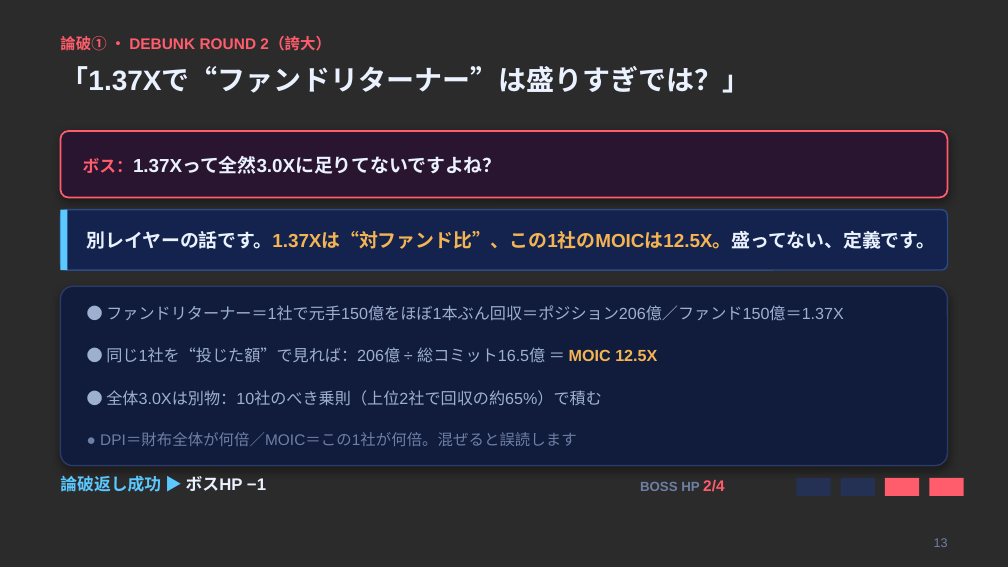
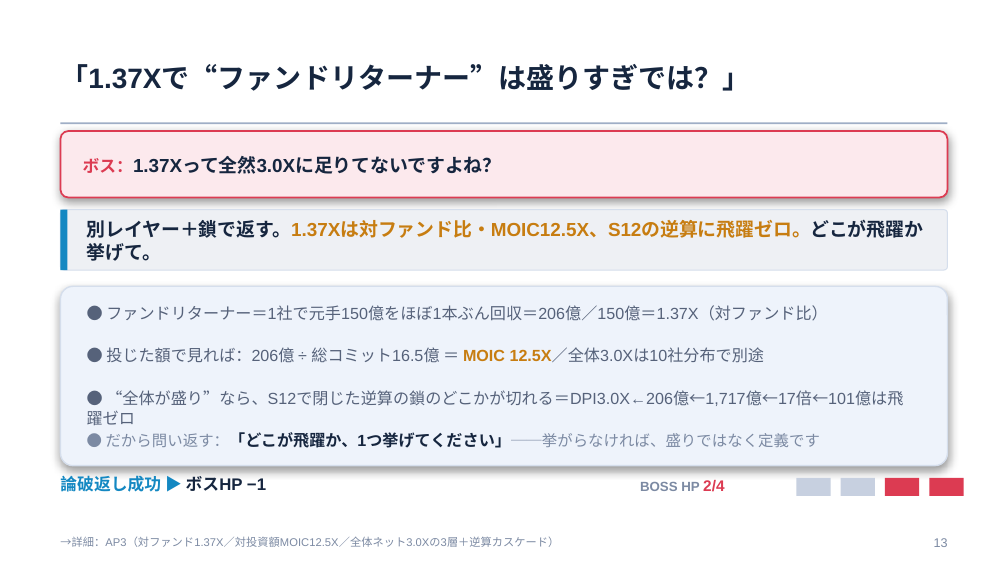
Before and after one commit to Hiroyuki-01/identity_academy_vc, a slide deck: slide 16 of outputs/05_発表スライド.pptx (slide 14 before the commit). Drawn at 1008x567 pixels with LibreOffice and Linux fonts; fonts in the diff are those of the drawing; background and template pictures are left out; a plain dark background stands for a picture behind light text. Boxes give left, top, right and bottom in pixels: in the first picture for what was removed or moved away, otherwise in the second. Text is boxed around its words. In the diff, an @@ line names an element or a change of style, - is before the commit and + after.

```diff
--- a/outputs/05_発表スライド.pptx
+++ b/outputs/05_発表スライド.pptx
@@ background picture (left out) to #FFFFFF @@
@@ text "「1.37Xで“ファンドリターナー”は盛りすぎでは？」" at bbox=[60, 64, 751, 91]: text colour #EAF1FF to #16263F; vertical alignment top to middle @@
@@ text removed at bbox=[60, 36, 331, 51] @@
-論破① ・ DEBUNK ROUND 2（誇大）
@@ rounded rectangle at bbox=[60, 131, 948, 198]: fill #2A1530 to #FCE9ED; outline #FF5C6C 1.25 pt to #DC3B52 1.25 pt @@
@@ rectangle added at bbox=[60, 123, 948, 125], fill #9FAEC6 @@
@@ text "ボス：1.37Xって全然3.0Xに足りてないですよね？" at bbox=[83, 157, 502, 174]: text colour #FF5C6C to #DC3B52, text colour #EAF1FF to #16263F in "ボス：1.37Xって全然3.0Xに足りてないですよね？" @@
@@ rounded rectangle at bbox=[60, 210, 948, 270]: fill #13234D to #EEF0F4; outline #2C4A86 1 pt to #D5DEEC 0.75 pt; proportions changed @@
@@ rectangle at bbox=[60, 210, 68, 270]: fill #5BC8FF to #1488C2 @@
@@ text at bbox=[87, 220, 924, 261]: text changed; text colour #F5B454 to #C77D11 @@
-別レイヤーの話です。1.37Xは“対ファンド比”、この1社のMOICは12.5X。盛ってない、定義です。
+別レイヤー＋鎖で返す。1.37Xは対ファンド比・MOIC12.5X、S12の逆算に飛躍ゼロ。どこが飛躍か挙げて。
@@ rounded rectangle at bbox=[60, 286, 948, 466]: fill #111C3C to #EEF3FB; outline #2A3B66 1 pt to #D5DEEC 1 pt @@
@@ text at bbox=[106, 305, 827, 321]: text changed; text colour #9DB0D0 to #56627A @@
-● ファンドリターナー＝1社で元手150億をほぼ1本ぶん回収＝ポジション206億／ファンド150億＝1.37X
+● ファンドリターナー＝1社で元手150億をほぼ1本ぶん回収＝206億／150億＝1.37X（対ファンド比）
@@ text at bbox=[106, 347, 765, 363]: text changed; text colour #9DB0D0 to #56627A @@
-● 同じ1社を“投じた額”で見れば：206億 ÷ 総コミット16.5億 ＝ MOIC 12.5X
+● 投じた額で見れば：206億 ÷ 総コミット16.5億 ＝ MOIC 12.5X／全体3.0Xは10社分布で別途
@@ text at bbox=[106, 390, 903, 406]: text changed; text colour #9DB0D0 to #56627A @@
-● 全体3.0Xは別物：10社のべき乗則（上位2社で回収の約65%）で積む
+● “全体が盛り”なら、S12で閉じた逆算の鎖のどこかが切れる＝DPI3.0X←206億←1,717億←17倍←101億は飛躍ゼロ
@@ text at bbox=[106, 432, 820, 448]: text changed; text colour #6E7FA6 to #7C8AA3 @@
-● DPI＝財布全体が何倍／MOIC＝この1社が何倍。混ぜると誤読します
+● だから問い返す：「どこが飛躍か、1つ挙げてください」──挙がらなければ、盛りではなく定義です
@@ text "論破返し成功 ▶ ボスHP −1" at bbox=[60, 475, 266, 492]: text colour #5BC8FF to #1488C2 in "論破返し成功 ▶"; text colour #EAF1FF to #16263F in "ボスHP −1" @@
@@ text "BOSS HP 2/4" at bbox=[640, 480, 724, 492]: text colour #6E7FA6 to #7C8AA3 in "BOSS HP"; text colour #FF5C6C to #DC3B52 in "2/4" @@
@@ rectangle at bbox=[796, 478, 831, 496]: fill #243154 to #C7D0E0 @@
@@ rectangle at bbox=[841, 478, 875, 496]: fill #243154 to #C7D0E0 @@
@@ rectangle at bbox=[885, 478, 919, 496]: fill #FF5C6C to #DC3B52 @@
@@ rectangle at bbox=[929, 478, 964, 496]: fill #FF5C6C to #DC3B52 @@
@@ text added at bbox=[60, 536, 559, 547], 8 pt, text #7C8AA3 @@
+→詳細：AP3（対ファンド1.37X／対投資額MOIC12.5X／全体ネット3.0Xの3層＋逆算カスケード）
@@ text "13" at bbox=[934, 538, 948, 547]: text colour #6E7FA6 to #7C8AA3 @@
```
Also in this commit, not shown: 16 other slides changed, 11 slides added, 41 other files.
